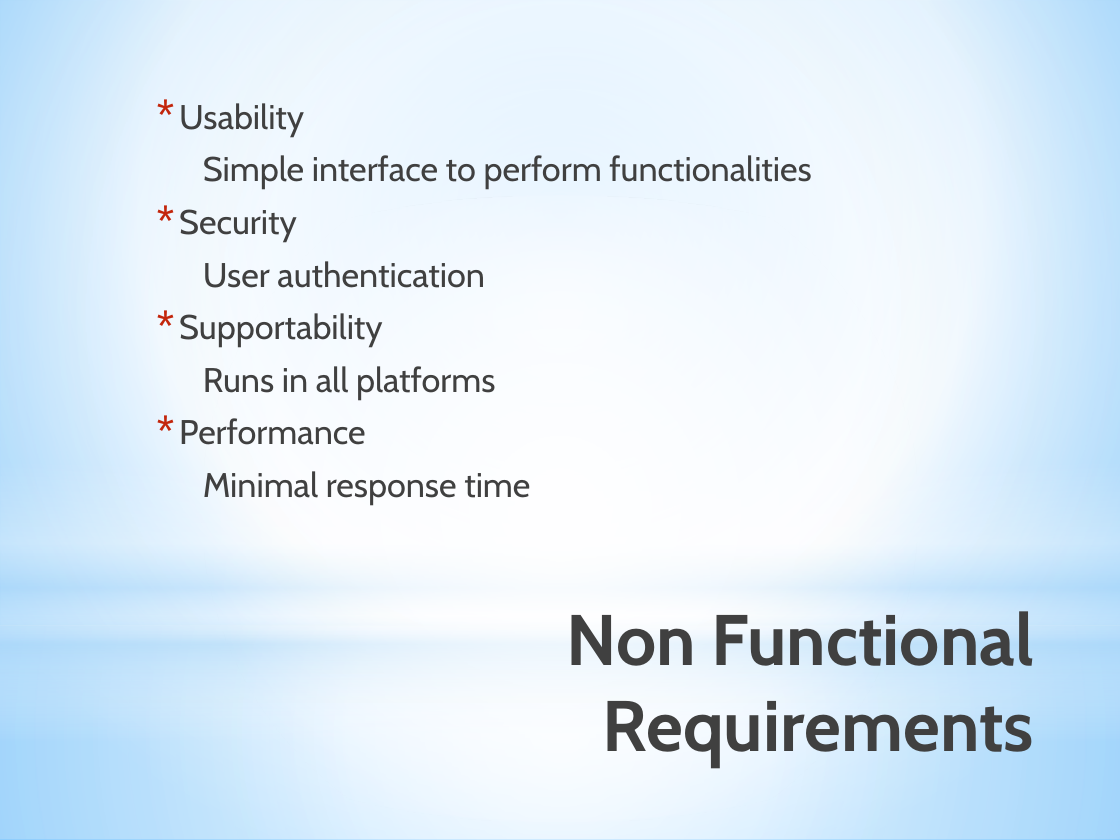
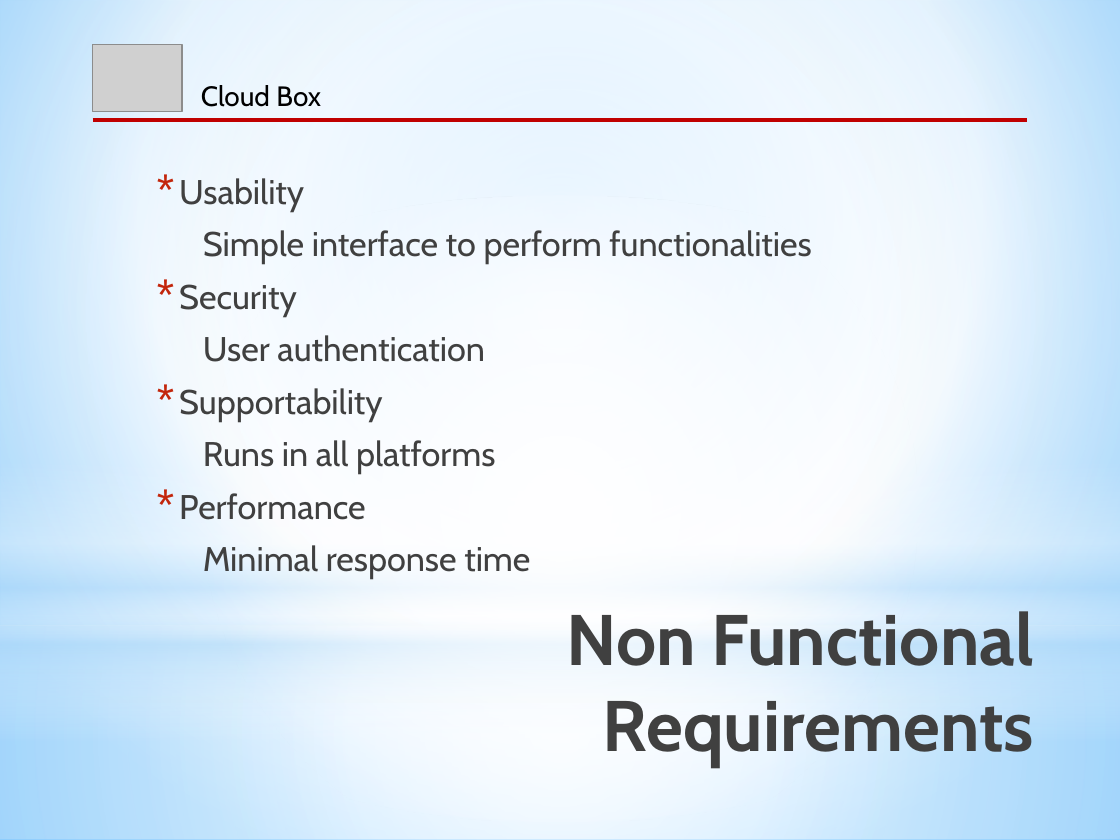
Before and after one commit to CICS525Project/DropboxImpl, a slide deck: slide 3 of Cloud Box_ppt.pptx. Drawn at 1120x840 pixels with LibreOffice and Linux fonts; fonts in the diff are those of the drawing; grey boxes stand for pictures. Boxes give left, top, right and bottom in pixels: in the first picture for what was removed or moved away, otherwise in the second. Text is boxed around its words. In the diff, an @@ line names an element or a change of style, - is before the commit and + after.

```diff
--- a/Cloud Box_ppt.pptx
+++ b/Cloud Box_ppt.pptx
@@ picture added at bbox=[93, 44, 183, 111] @@
@@ text added at bbox=[201, 85, 321, 107], 18 pt, text #000000 @@
+Cloud Box
@@ line added from (93, 120) to (1027, 120), #C00000 2.5 pt @@
@@ text "Usability": place and size @@
-text "Usability" at bbox=[179, 103, 811, 505]
+text "Usability" at bbox=[179, 178, 811, 580]
```
Also in this commit, not shown: 13 other slides changed.
